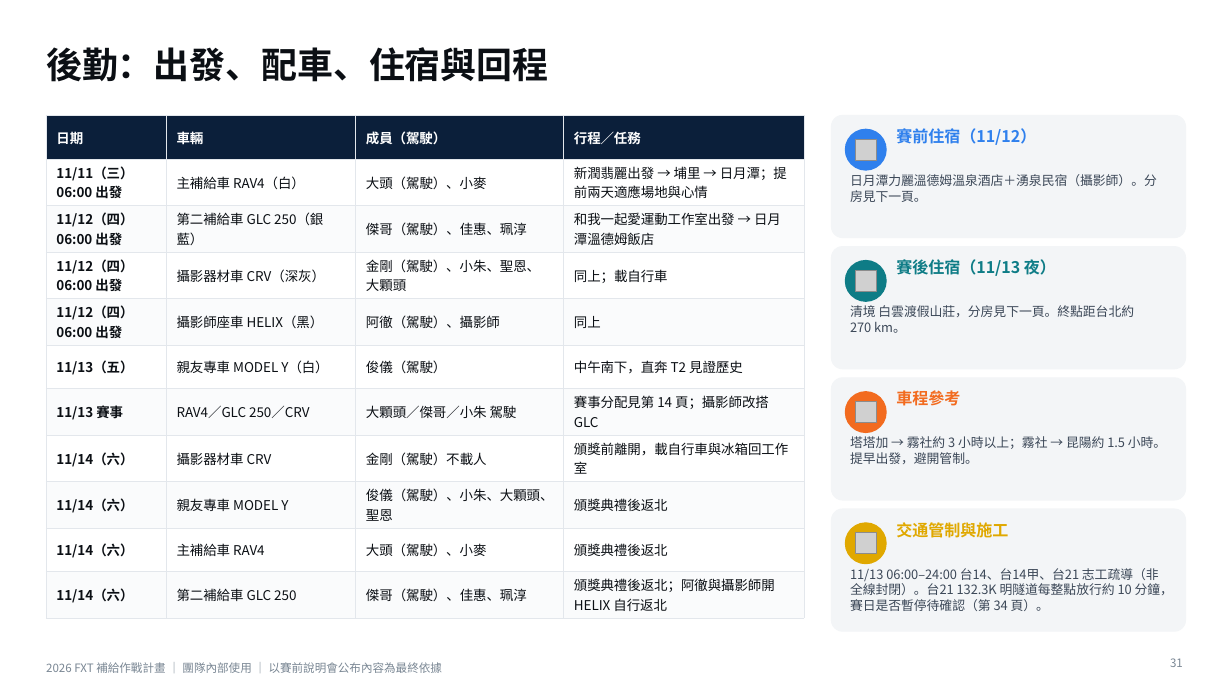
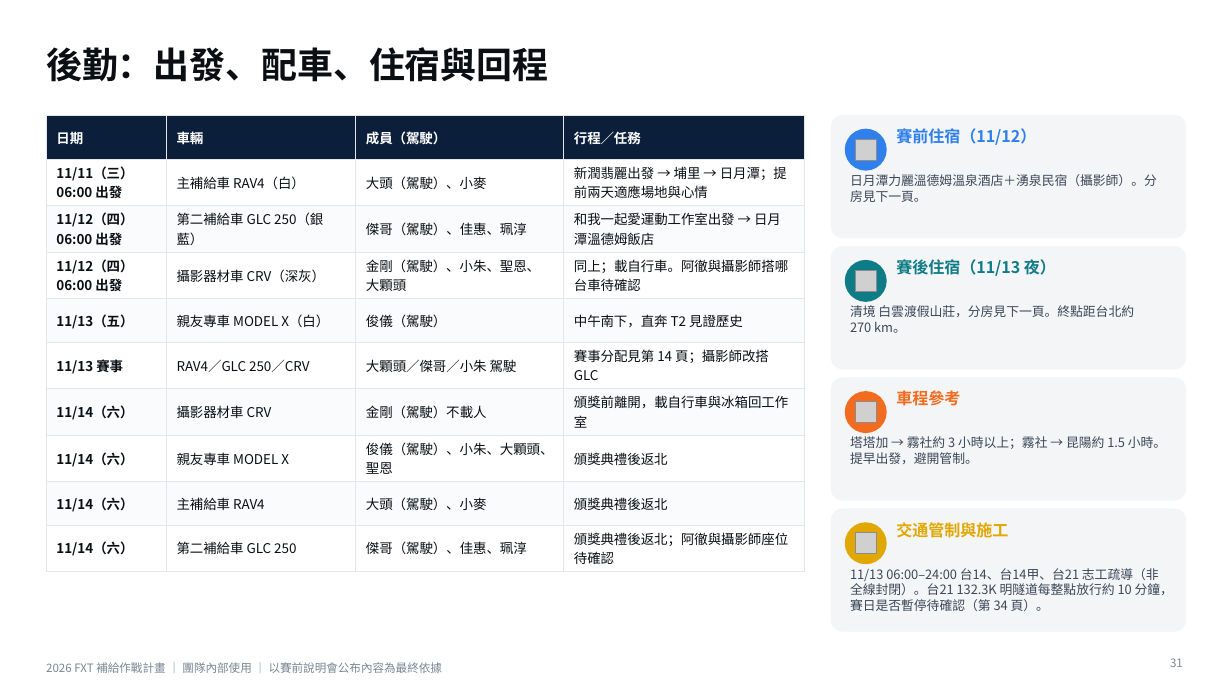
Before and after one commit to powermovebboy-sys/Race-site, a slide deck: slide 31 of deck/2026_FXT_補給作戰計畫.pptx. Drawn at 1232x693 pixels with LibreOffice and Linux fonts; fonts in the diff are those of the drawing; grey boxes stand for pictures. Boxes give left, top, right and bottom in pixels: in the first picture for what was removed or moved away, otherwise in the second. Text is boxed around its words. In the diff, an @@ line names an element or a change of style, - is before the commit and + after.

```diff
--- a/deck/2026_FXT_補給作戰計畫.pptx
+++ b/deck/2026_FXT_補給作戰計畫.pptx
@@ table at [46,116,804,568] @@
-row 4: 11/12（四） / 06:00 出發 | 攝影器材車 CRV（深灰） | 金剛（駕駛）、小朱、聖恩、大顆頭 | 同上；載自行車
-row 5: 11/12（四） / 06:00 出發 | 攝影師座車 HELIX（黑） | 阿徹（駕駛）、攝影師 | 同上
-row 6: 11/13（五） | 親友專車 MODEL Y（白） | 俊儀（駕駛） | 中午南下，直奔 T2 見證歷史
+row 4: 11/12（四） / 06:00 出發 | 攝影器材車 CRV（深灰） | 金剛（駕駛）、小朱、聖恩、大顆頭 | 同上；載自行車。阿徹與攝影師搭哪台車待確認
+row 5: 11/13（五） | 親友專車 MODEL X（白） | 俊儀（駕駛） | 中午南下，直奔 T2 見證歷史
-row 8, column 2: 親友專車 MODEL Y
+row 8, column 2: 親友專車 MODEL X
-row 10, column 4: 頒獎典禮後返北；阿徹與攝影師開 HELIX 自行返北
+row 10, column 4: 頒獎典禮後返北；阿徹與攝影師座位待確認
```
Also in this commit, not shown: 5 other slides changed, 4 other files.
